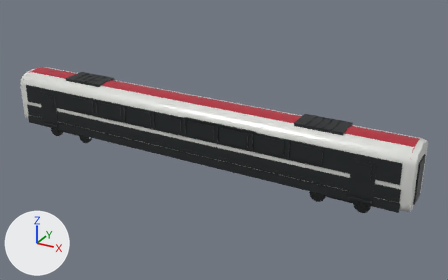
Two versions of the glTF model public/models/railjet-lab/blender/railjet-nextgen-first-a.glb, one commit apart.
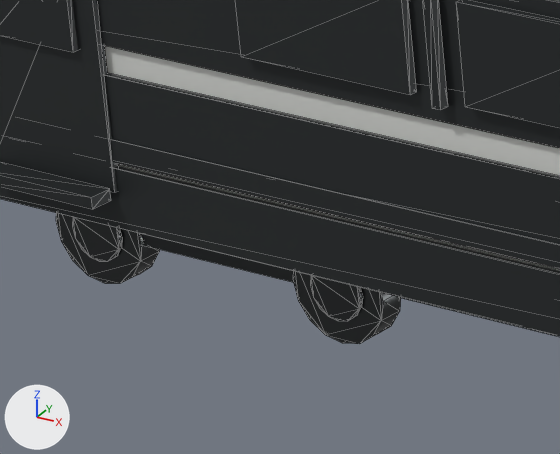
The first picture shows the older version from a camera (50 mm lens) standing at (18.2, -29.8, 16.8) and looking at (1.5, 0.6, 1.7). The close-ups show the older and then the newer version on the part from 10% to 25% of the width and 37% to 56% of the height of that picture. Only the edits that show in the close-ups are written down. Arrows for +X, +Y and +Z are at lower left; the lights stay in place. The close-ups show mesh edges as thin lines. Where no turn or scale is listed for an object, it has been applied to the vertices.

Names of what the first close-up shows: 'first_a_black_window_ribbon_-1', 'first_a_bogie_a_brake_disc_-1_0', 'first_a_bogie_a_brake_disc_-1_1', 'first_a_bogie_a_sideframe_-1', 'first_a_bogie_a_wheel_-1_0', 'first_a_bogie_a_wheel_-1_1', 'first_a_dark_skirt_-1', 'first_a_door_glass_-1_0', 'first_a_lofted_body', 'first_a_red_sill_-1', 'first_a_silver_flank_-1', 'first_a_wide_door_-1_0', 'first_a_window_-1_0', 'first_a_window_-1_1' and 3 more.
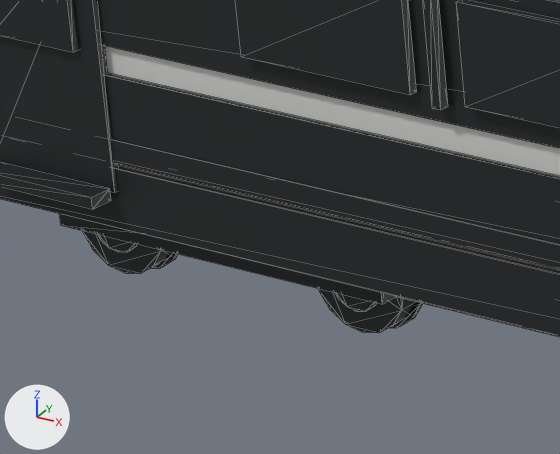
Boxes [x1, y1, x2, y2] around the edits, measured in the close-ups (560 x 454 px):
'first_a_bogie_a_wheel_-1_1', moved: before [293, 271, 401, 344]; after [318, 289, 417, 333]
'first_a_bogie_a_wheel_-1_0', moved: before [56, 213, 159, 283]; after [82, 231, 172, 273]
'first_a_bogie_a_brake_disc_-1_1', moved: before [310, 275, 363, 321]; after [335, 293, 377, 311]
'first_a_bogie_a_brake_disc_-1_0', moved: before [72, 217, 122, 261]; after [98, 234, 138, 252]
'first_a_bogie_a_flange_-1_1', added (mostly hidden): after [390, 302, 423, 328]
'first_a_bogie_a_flange_-1_0', added (mostly hidden): after [153, 253, 178, 269]

The change, as a list of edits to the scene's bpy script:
```text
Change ob_first_a_bogie_a_brake_disc__1_0:
    ob_first_a_bogie_a_brake_disc__1_0.location: (-1.25, -1.085, 0.46) -> (-1.25, -0.863, 0.46)
Change ob_first_a_bogie_a_brake_disc__1_1:
    ob_first_a_bogie_a_brake_disc__1_1.location: (1.25, -1.085, 0.46) -> (1.25, -0.863, 0.46)
Change ob_first_a_bogie_a_wheel__1_0:
    ob_first_a_bogie_a_wheel__1_0.location: (-1.25, -0.96, 0.46) -> (-1.25, -0.718, 0.46)
Change ob_first_a_bogie_a_wheel__1_1:
    ob_first_a_bogie_a_wheel__1_1.location: (1.25, -0.96, 0.46) -> (1.25, -0.718, 0.46)
Add ob_first_a_bogie_a_flange__1_1:
    ob_first_a_bogie_a_flange__1_1 = bpy.data.objects.new('first_a_bogie_a_flange_-1_1', me_rj_unitcylinder_16)
    ob_first_a_bogie_a_flange__1_1.parent = ob_first_a_bogie_a
    ob_first_a_bogie_a_flange__1_1.location = (1.25, -0.613, 0.46)
    ob_first_a_bogie_a_flange__1_1.rotation_euler = (1.571, 0.0, 0.0)  # degrees (90, 0, 0)
    ob_first_a_bogie_a_flange__1_1.scale = (0.984, 0.984, 0.035)
Add ob_first_a_bogie_a_flange__1_0:
    ob_first_a_bogie_a_flange__1_0 = bpy.data.objects.new('first_a_bogie_a_flange_-1_0', me_rj_unitcylinder_16)
    ob_first_a_bogie_a_flange__1_0.parent = ob_first_a_bogie_a
    ob_first_a_bogie_a_flange__1_0.location = (-1.25, -0.613, 0.46)
    ob_first_a_bogie_a_flange__1_0.rotation_euler = (1.571, 0.0, 0.0)  # degrees (90, 0, 0)
    ob_first_a_bogie_a_flange__1_0.scale = (0.984, 0.984, 0.035)
```
